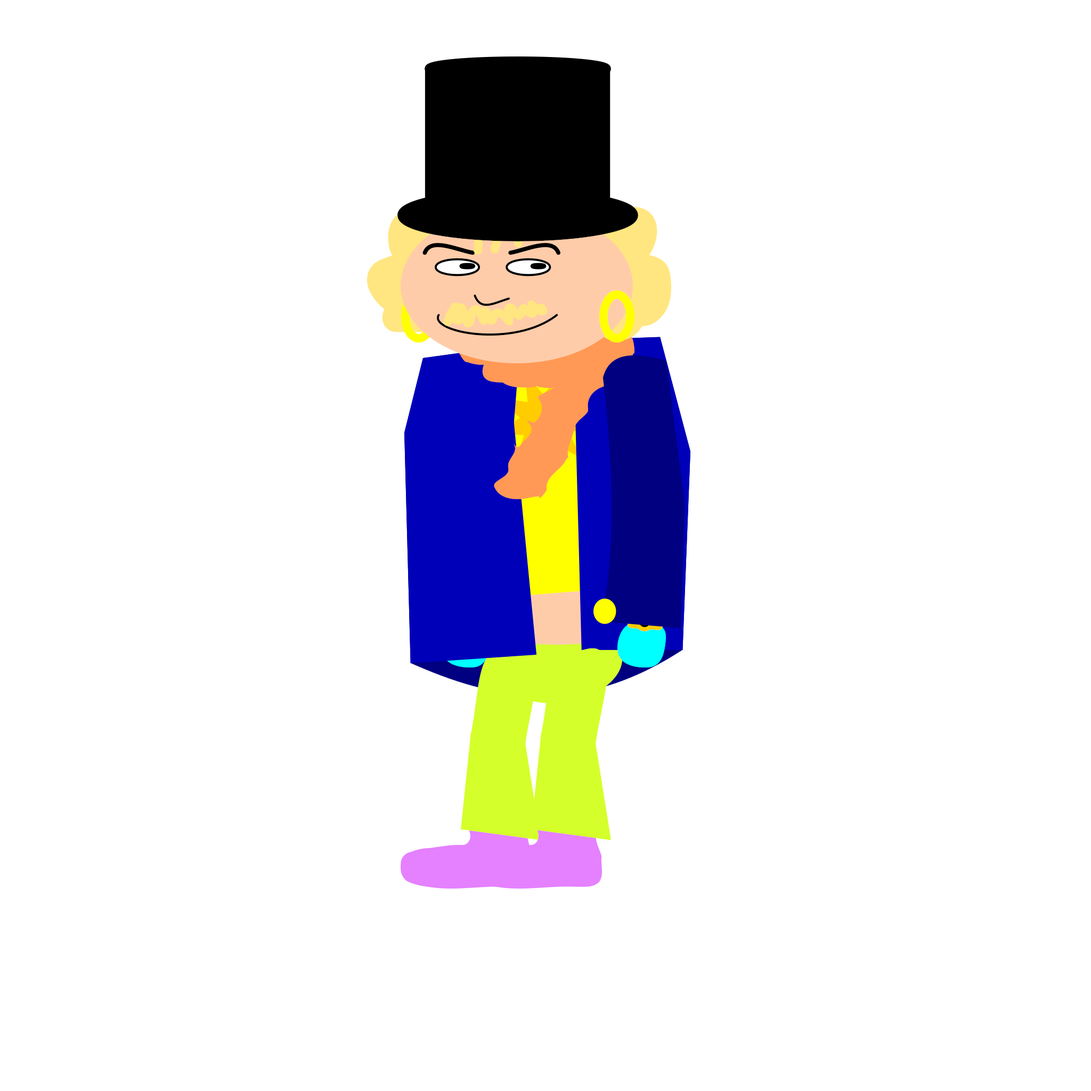
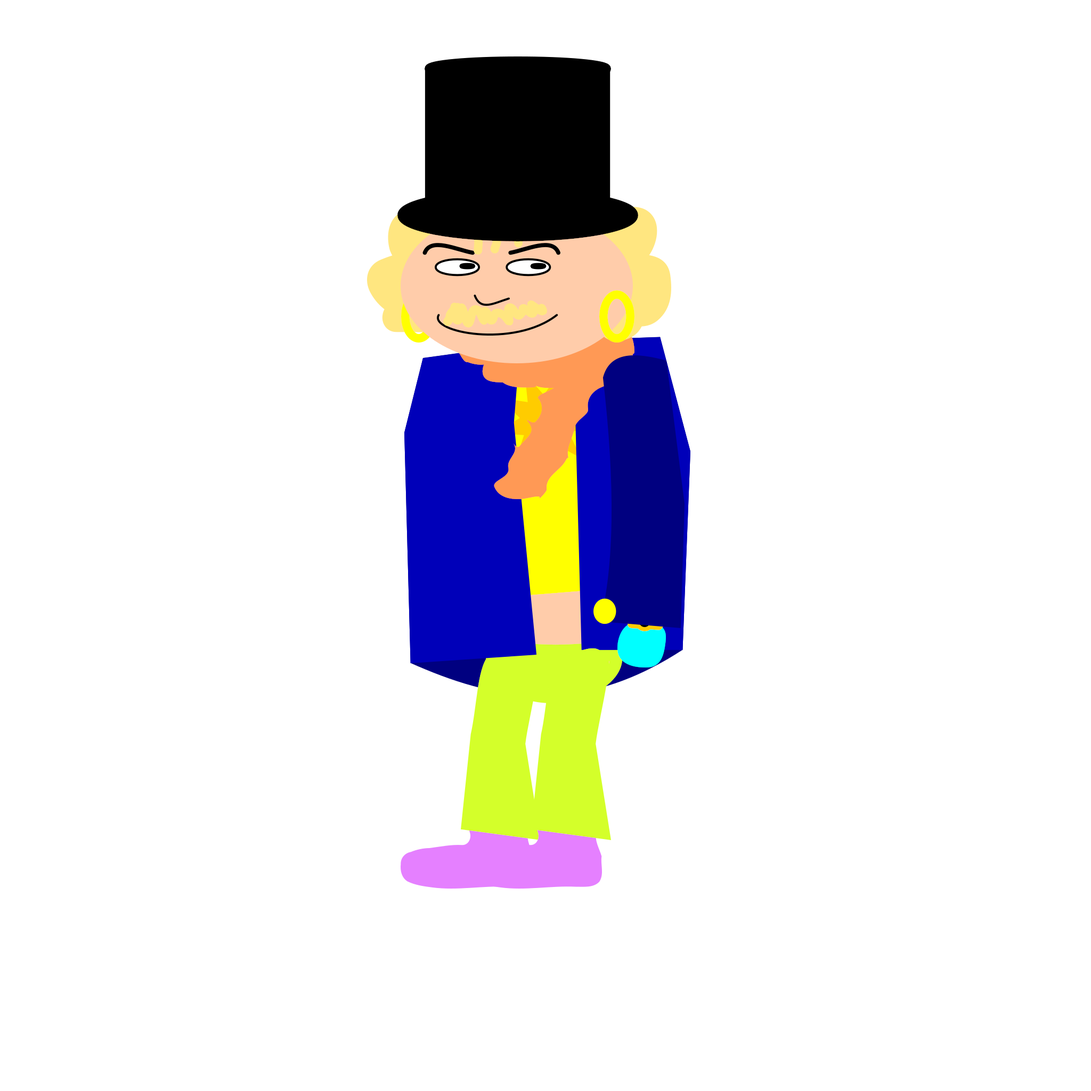
Before/after of a 1091 x 1091 layered artwork. What changed in the layer stack:
moved "Jacket Back" above "Arm R Sleeve" over (447, 658, 487, 668)
